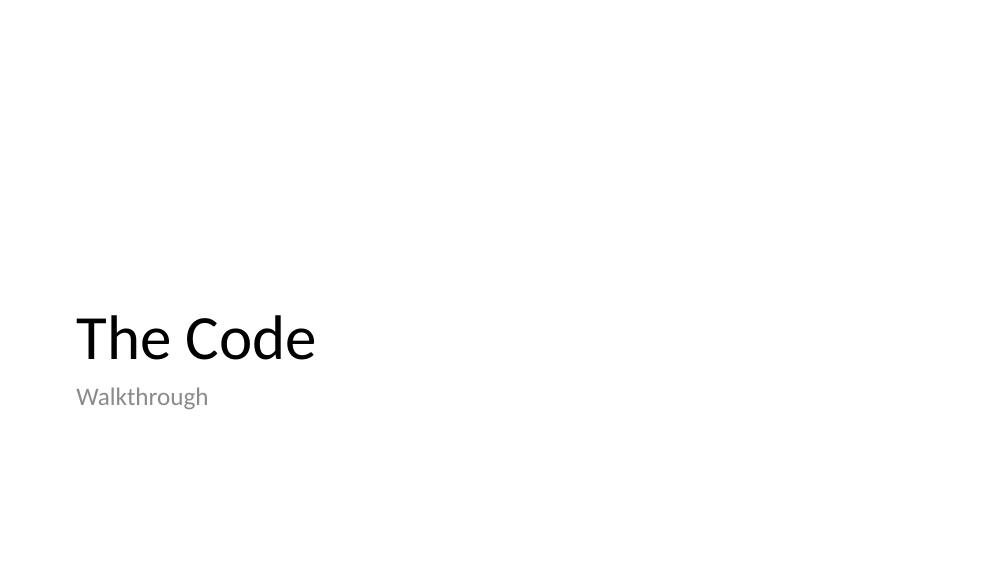
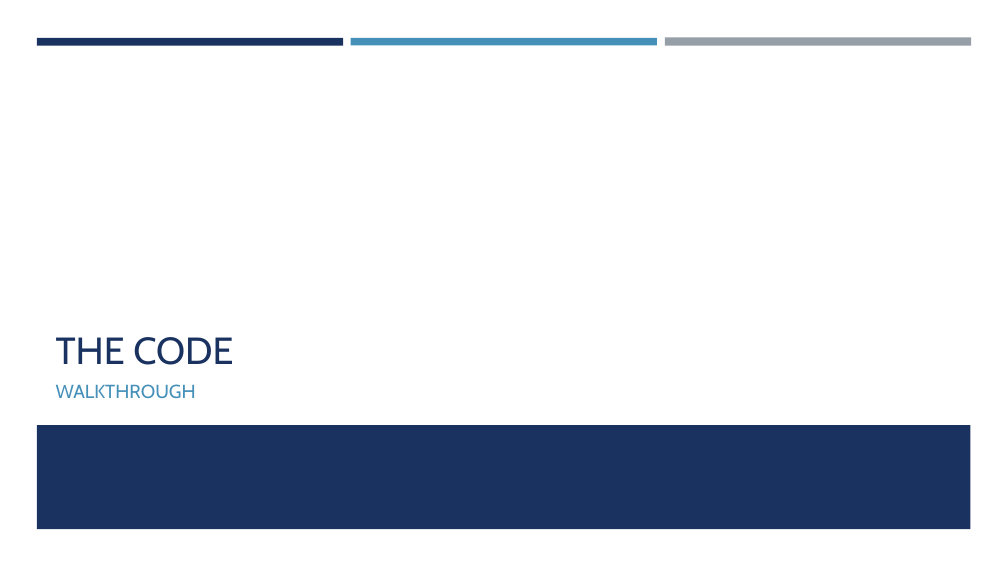
Before and after one commit to dustindortch/ConferencePresentations2019, a slide deck: slide 9 of PowerShell Identity Automation with MIM/PowerShell Identity Automation with MIM.pptx. Drawn at 1008x567 pixels with LibreOffice and Linux fonts; fonts in the diff are those of the drawing; background and template pictures are left out. Boxes give left, top, right and bottom in pixels: in the first picture for what was removed or moved away, otherwise in the second. Text is boxed around its words. In the diff, an @@ line names an element or a change of style, - is before the commit and + after.

```diff
--- a/PowerShell Identity Automation with MIM/PowerShell Identity Automation with MIM.pptx
+++ b/PowerShell Identity Automation with MIM/PowerShell Identity Automation with MIM.pptx
@@ rectangle added at (37, 38, 343, 45), fill #1A3260 @@
@@ rectangle added at (351, 38, 657, 45), fill #4590B8 @@
@@ rectangle added at (665, 38, 971, 46), fill #969FA7 @@
@@ title at (56, 337, 233, 365): text changed; size 60 to 36 pt; font Calibri to Cabin; text colour #000000 to #1A3260 @@
-The Code
+THE CODE
@@ text at (56, 384, 196, 398): text changed; size 24 to 18 pt; font Calibri to Cabin; text colour #8C8C8C to #4590B8 @@
-Walkthrough
+WALKTHROUGH
@@ rectangle added at (37, 425, 971, 529), fill #1A3260 @@
```
Also in this commit, not shown: 9 other slides changed, 1 other file.
